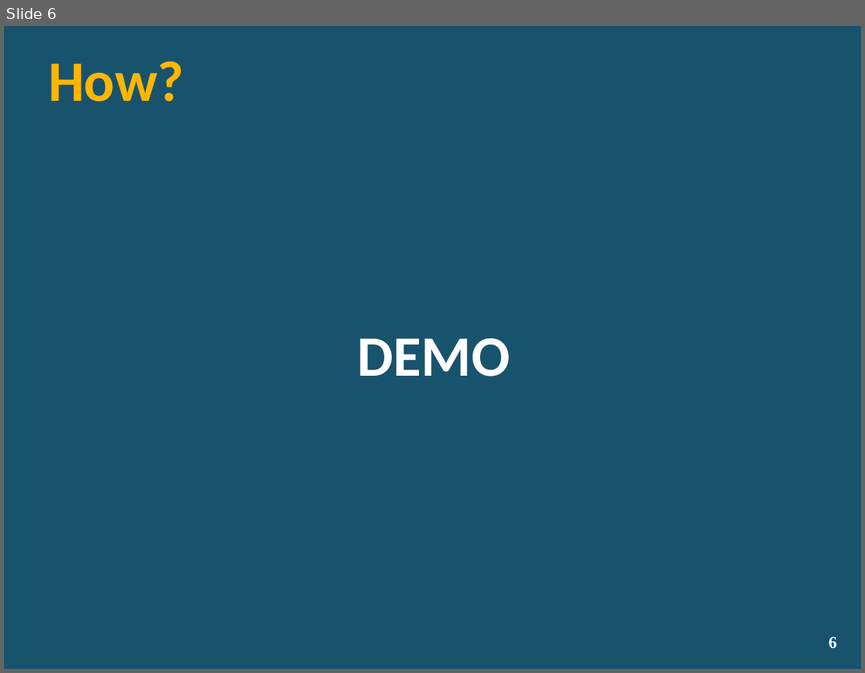
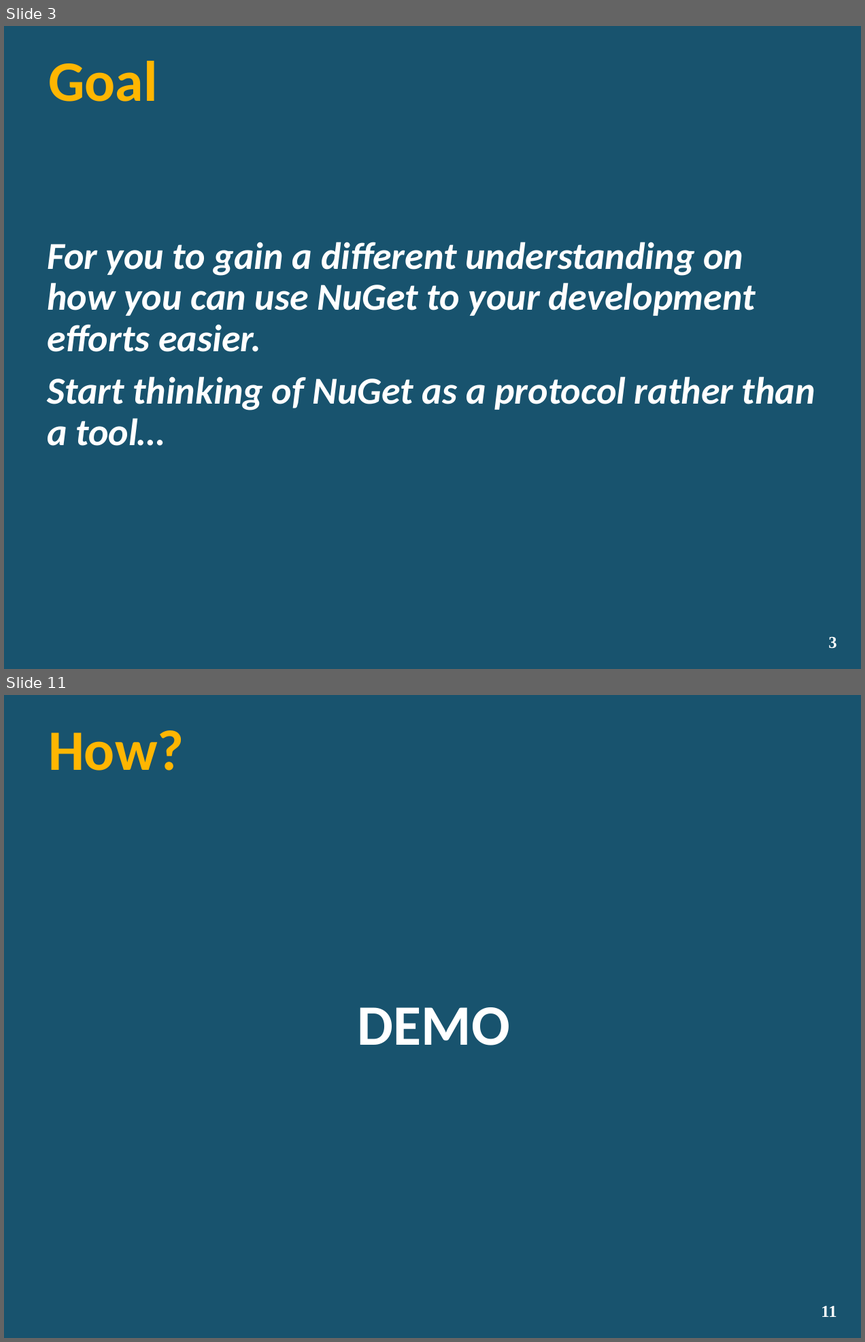
Before and after one commit to lozanotek/RefreshWithNuGet, a slide deck: slides/RefreshWithNuGet.pptx. Shown one above the other, each under a label of ours: slide 6 before the commit, slides 3 and 11 after it; the slides between them are not shown. The pictures are 865x673 and 865x1342 pixels, drawn with LibreOffice and Linux fonts; fonts in the diff are those of the drawing; background and template pictures are left out. Boxes give left, top, right and bottom in pixels: in the first picture for what was removed or moved away, otherwise in the second. Text is boxed around its words. In the diff, an @@ line names an element or a change of style, - is before the commit and + after.

```diff
--- a/slides/RefreshWithNuGet.pptx
+++ b/slides/RefreshWithNuGet.pptx
@@ slide 3 added at bbox=[4, 26, 861, 669], background picture (left out) @@
@@ title added at bbox=[48, 61, 158, 101], 48 pt, text #FFB601, bold @@
+Goal
@@ text added at bbox=[47, 242, 815, 446], 32 pt, text #FFFFFF, bold, italic @@
+For you to gain a different understanding on how you can use NuGet to your development efforts easier.
+Start thinking of NuGet as a protocol rather than a tool…
@@ page number added at bbox=[828, 636, 836, 648], 14 pt, text #FFFFFF, bold @@
+3
@@ what was slide 6 is now slide 11 @@
@@ page number at bbox=[821, 1306, 836, 1317]: text changed @@
-6
+11
```
Also in this commit, not shown: 5 slides changed, 6 other slides added, 2 slides removed.
